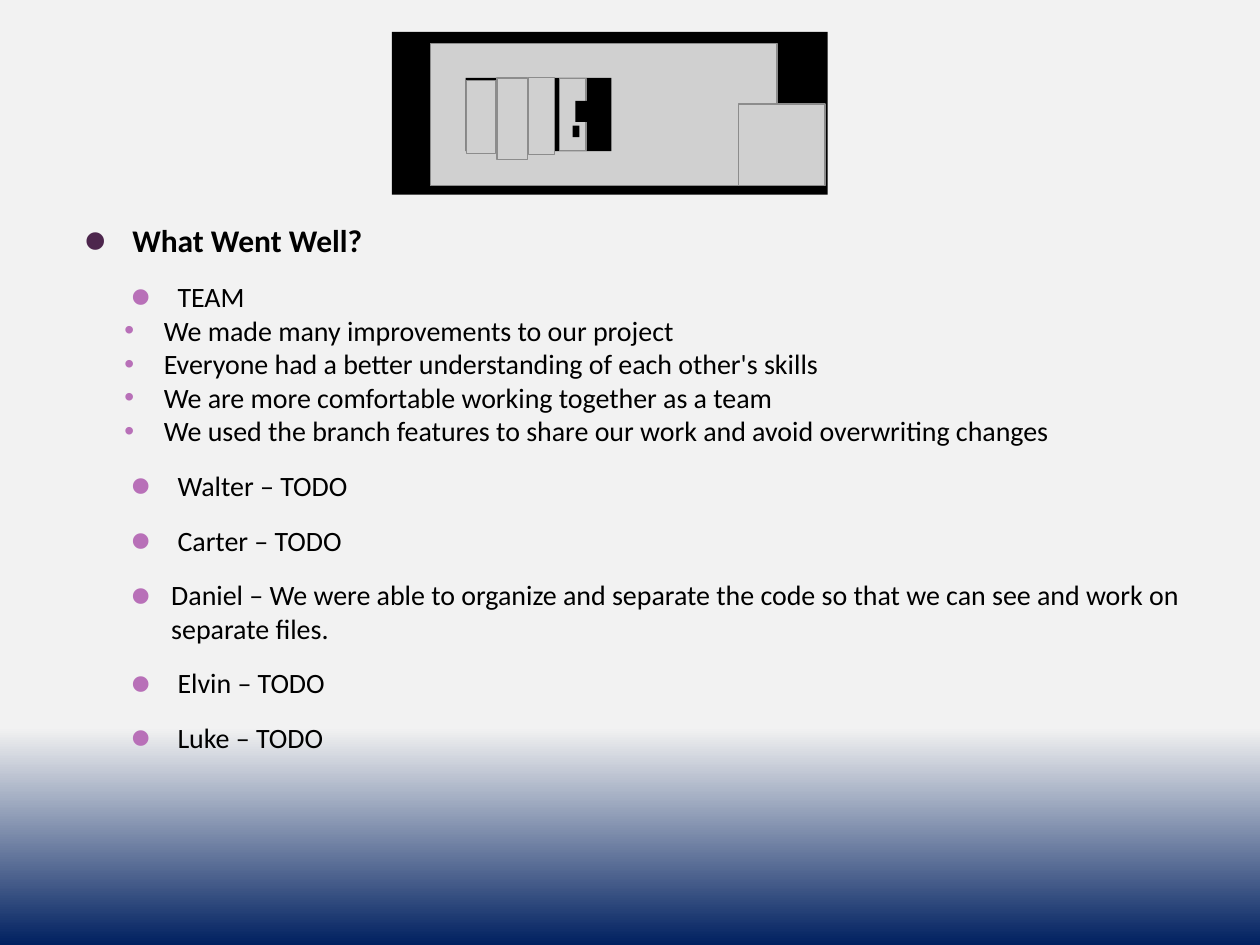
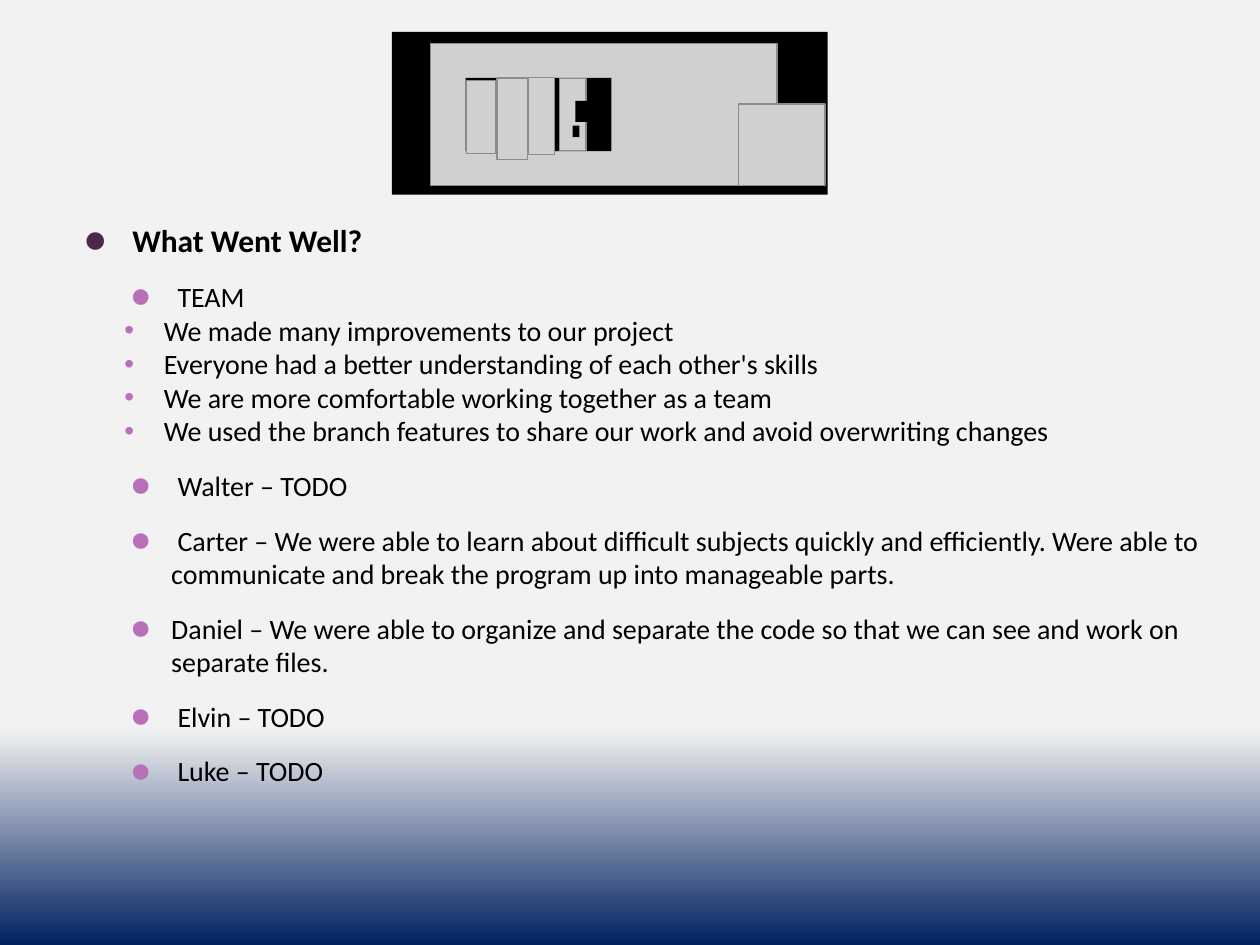
Before and after one commit to cs3398-borgs-bros/JeopardyChamp-Project, a slide deck: slide 1 of docs/Borgs_Retrospective - Sprint 3.pptx. Drawn at 1260x945 pixels with LibreOffice and Linux fonts; fonts in the diff are those of the drawing; grey boxes stand for pictures. Boxes give left, top, right and bottom in pixels: in the first picture for what was removed or moved away, otherwise in the second. Text is boxed around its words. In the diff, an @@ line names an element or a change of style, - is before the commit and + after.

```diff
--- a/docs/Borgs_Retrospective - Sprint 3.pptx
+++ b/docs/Borgs_Retrospective - Sprint 3.pptx
@@ text at [171,531,1198,589]: text changed @@
-    ⚫ Carter – TODO
+    ⚫ Carter – We were able to learn about difficult subjects quickly and efficiently. Were able to communicate and break the program up into manageable parts.
```
Also in this commit, not shown: 2 other slides changed, 1 other file.
